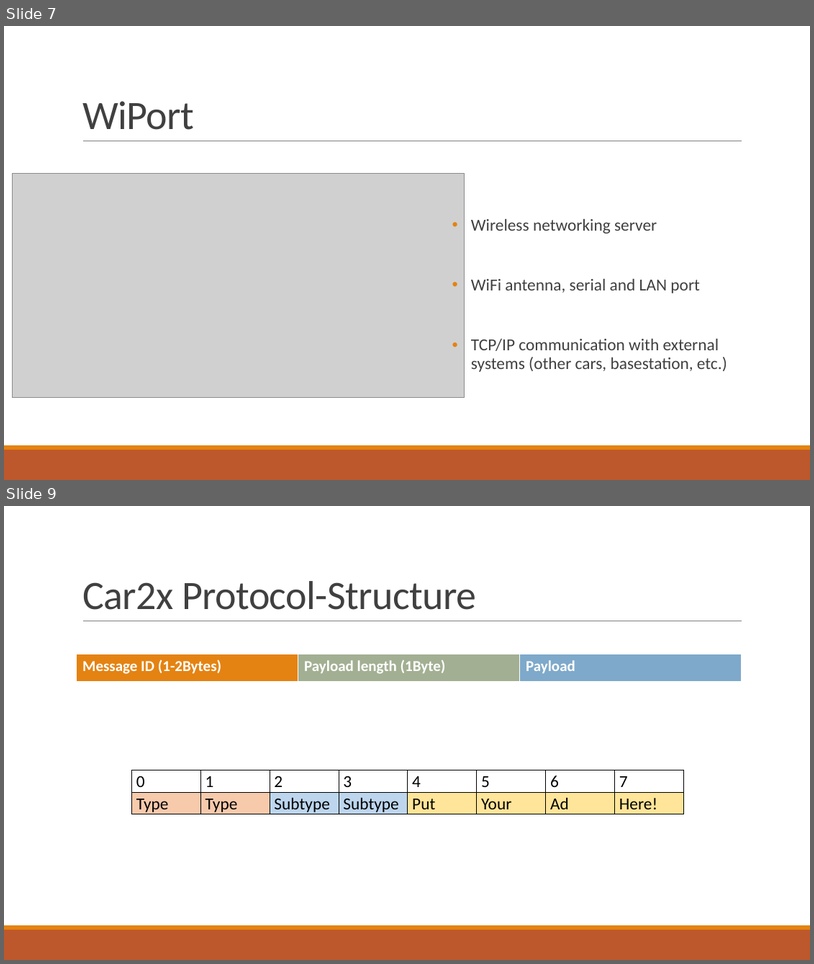
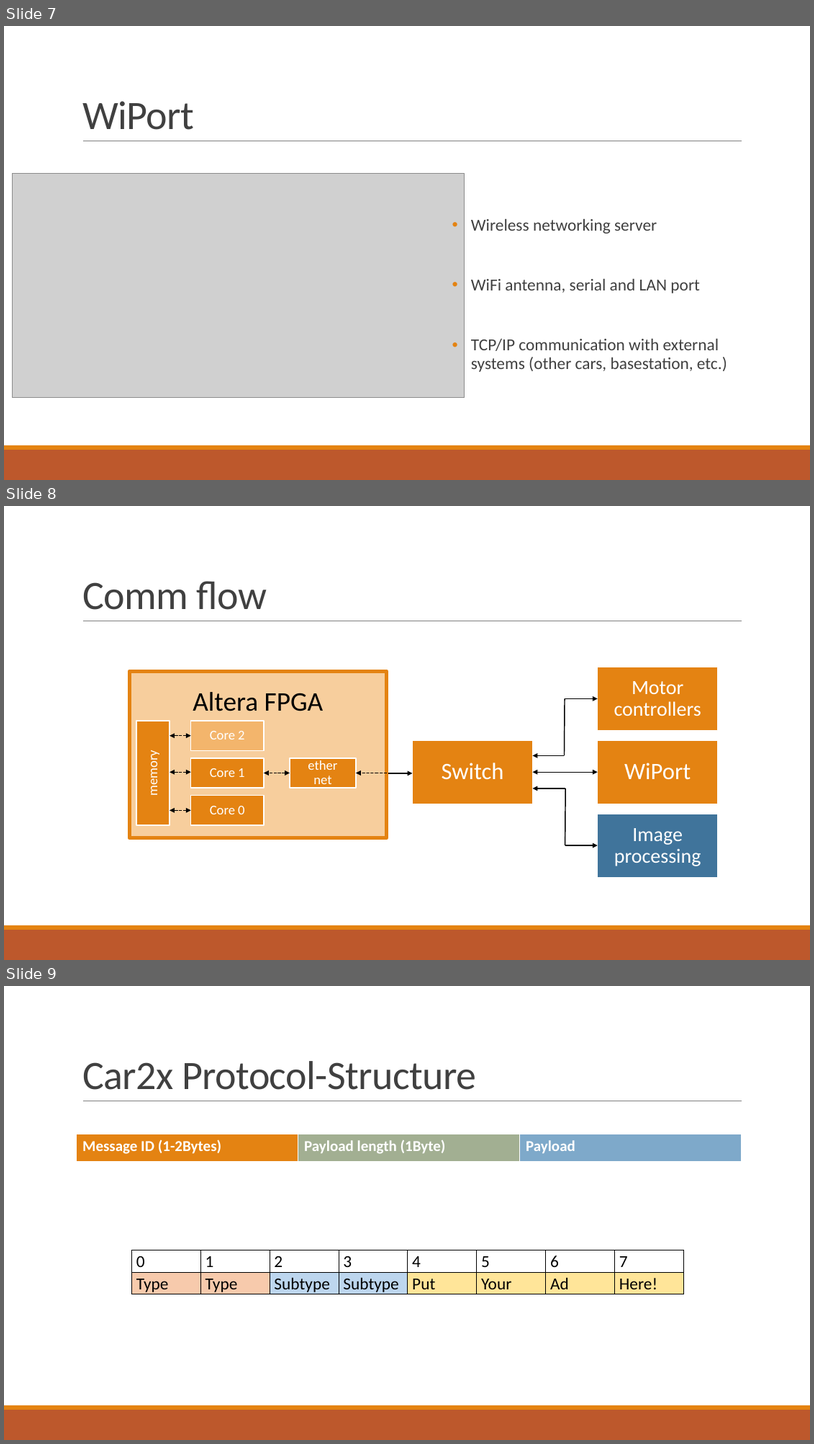
Before and after one commit to fjanssen/Car2X, a slide deck: doc/MidTerm.pptx. Shown one above the other, each under a label of ours: slides 7 and 9 before the commit, slides 7, 8 and 9 after it; the slides between them are not shown. The pictures are 814x964 and 814x1444 pixels, drawn with LibreOffice and Linux fonts; fonts in the diff are those of the drawing; grey boxes stand for pictures. Boxes give left, top, right and bottom in pixels: in the first picture for what was removed or moved away, otherwise in the second. Text is boxed around its words. In the diff, an @@ line names an element or a change of style, - is before the commit and + after.

Commit message:
Adds Comm flow, goals, fpga config to midterm presentation

```diff
--- a/doc/MidTerm.pptx
+++ b/doc/MidTerm.pptx
@@ slide 8 added at bbox=[4, 506, 810, 960], background #FFFFFF; not listed: 3 template elements that a slide beside it also shows @@
@@ title added at bbox=[82, 581, 267, 610], 48 pt, text #404040 @@
+Comm flow
@@ freeform shape added at bbox=[598, 667, 718, 731], fill #E48312, outline #FFFFFF 1.25 pt, 24 pt, text #FFFFFF @@
+Motor controllers
@@ group added at bbox=[129, 671, 387, 837]: 6 freeform shapes, 4 double arrows, 1 line, 1 arrow @@
+Altera FPGA
+Core 1
+Core 0
+ethernet
+memory
+Core 2
@@ freeform shape added at bbox=[413, 740, 533, 803], fill #E48312, outline #FFFFFF 1.25 pt, 28 pt, text #FFFFFF @@
+Switch
@@ freeform shape added at bbox=[598, 740, 718, 803], fill #E48312, outline #FFFFFF 1.25 pt, 28 pt, text #FFFFFF @@
+WiPort
@@ arrow added from (388, 773) to (413, 773), #000000 1.25 pt @@
@@ group added at bbox=[532, 698, 598, 845]: 4 arrows, 2 lines, 1 double arrow @@
@@ freeform shape added at bbox=[598, 813, 718, 877], fill #40749B, outline #FFFFFF 1.25 pt, 24 pt, text #FFFFFF @@
+Image processing
```
Also in this commit, not shown: 1 slide changed, 2 other slides added, 3 slides removed, 1 other file.
